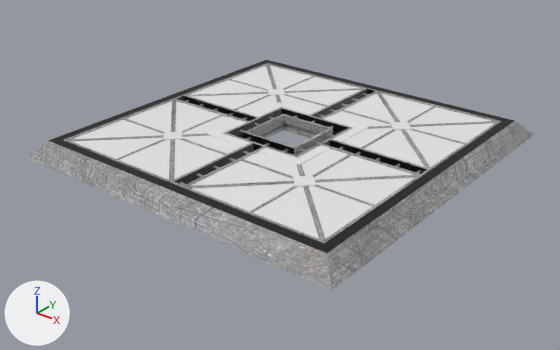
What one commit did to the OBJ model Assets/Cubes/HyperCube/Models/WallHyper.obj.
Before and after are seen from a 50 mm camera at (2.67, -3.41, 1.95) aimed at (0.02, -0.11, -0.1). The axes (+X, +Y, +Z) are drawn at lower left. The lights are the same throughout. Where no turn or scale is listed for an object, it has been applied to the vertices. Vertices at the same position are counted once.

Script lines for the objects in view, before the commit:
```python
mat_metal2 = principled_material('metal2')
mat_metal2.base_color = (0.8, 0.8, 0.8)  # white #e7e7e7
me_frame = bpy.data.meshes.new('frame')
me_frame.from_pydata(...)  # 56 vertices, 34 faces, 1 loose edge; spans x -1.0..1.0, y -1.0..1.0, z 0.1..0.15
me_frame.materials.append(mat_black)  # black #000000
me_front = bpy.data.meshes.new('front')
me_front.from_pydata(...)  # 316 vertices, 124 faces; spans x -0.565..0.565, y -0.565..0.565, z 0.144..0.15
me_front.materials.append(mat_metal2)  # white #e7e7e7
me_light = bpy.data.meshes.new('light')
me_light.from_pydata(...)  # 136 vertices, 32 faces; spans x -0.92..0.92, y -0.92..0.92, z 0.14
me_light.materials.append(mat_white)  # white #e7e7e7
me_wall = bpy.data.meshes.new('wall')
me_wall.from_pydata(...)  # 530 vertices, 297 faces; spans x -1.1..1.1, y -1.1..1.1, z 0.05..0.15
me_wall.materials.append(mat_metal)  # picture img_metal_texture__42__jpg
ob_frame = bpy.data.objects.new('frame', me_frame)
ob_frame.location = (0.0, 0.0, 0.0)
ob_front = bpy.data.objects.new('front', me_front)
ob_front.location = (0.0, 0.0, 0.0)
ob_light = bpy.data.objects.new('light', me_light)
ob_light.location = (0.0, 0.0, 0.0)
ob_wall = bpy.data.objects.new('wall', me_wall)
ob_wall.location = (0.0, 0.0, 0.0)
# also in view: 'ramp' at (0.0, 0.0, 0.13)
```
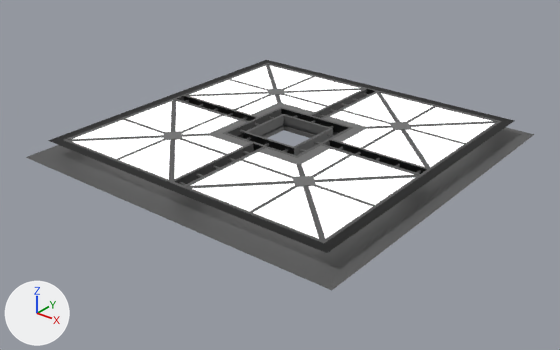
Edits to the scene script, one JSON object a line:
```json
{"op": "set", "path": "mat_metal2.base_color", "old": "(0.8, 0.8, 0.8)", "new": "(0.164, 0.164, 0.164)", "note": "white #e7e7e7 -> grey #717171"}
{"op": "add", "block": "mat_metal1", "code": ["mat_metal1 = principled_material('metal1')", "mat_metal1.base_color = (0.0992, 0.0992, 0.0992)  # dark grey #595959"]}
{"op": "add", "block": "mat_panellight", "code": ["mat_panellight = principled_material('PanelLight')", "mat_panellight.base_color = (0.8, 0.8, 0.8)  # white #e7e7e7", "mat_panellight.emission_color = (0.688, 0.688, 0.688)  # light grey #d8d8d8", "mat_panellight.emission_strength = 1.0"]}
{"block": "me_light", "where": "# used by ob_light; location = (0.0, 0.0, 0.0)"}
{"op": "remove", "block": "me_light", "code": "me_light.from_pydata(...)  # 136 vertices, 32 faces; spans x -0.92..0.92, y -0.92..0.92, z 0.14"}
{"op": "remove", "block": "me_light", "code": "me_light.materials.append(mat_white)  # white #e7e7e7"}
{"op": "add", "block": "me_light", "code": "me_light.from_pydata(...)  # 24 vertices, 8 faces; spans x -0.92..0.92, y -0.92..0.92, z 0.14"}
{"block": "me_light", "change": "me_light part 1: 24 loose pieces with 96 vertices, spanning x -0.92..0.92, y -0.92..0.92, z 0.14, are deleted"}
{"block": "me_light", "change": "me_light part 2"}
{"block": "me_light", "change": "32 vertices are removed from x -0.48..0.48, y -0.48..0.48, z 0.14"}
{"block": "me_light", "change": "8 faces are deleted"}
{"block": "me_light", "change": "8 vertices move within x -0.34..0.34, y -0.34..0.34, z 0.14"}
{"block": "me_light", "change": "16 vertices are added at x -0.92..0.92, y -0.92..0.92, z 0.14"}
{"block": "me_light", "change": "8 new faces join them"}
{"op": "add", "block": "me_light", "code": "me_light.materials.append(mat_panellight)  # white #e7e7e7"}
{"block": "me_wall", "where": "# used by ob_wall; location = (0.0, 0.0, 0.0)"}
{"op": "remove", "block": "me_wall", "code": "me_wall.from_pydata(...)  # 530 vertices, 297 faces; spans x -1.1..1.1, y -1.1..1.1, z 0.05..0.15"}
{"op": "add", "block": "me_wall", "code": "me_wall.from_pydata(...)  # 530 vertices, 293 faces, 8 loose edges; spans x -1.1..1.1, y -1.1..1.1, z 0.05..0.15"}
{"block": "me_wall", "change": "me_wall part 3"}
{"block": "me_wall", "change": "4 faces are deleted"}
{"block": "me_wall", "change": "8 loose edges are added"}
{"block": "me_wall", "change": "me_wall part 4: 293 faces spanning x -1.1..1.1, y -1.1..1.1, z 0.05..0.15 switch from mat_metal (picture img_metal_texture__42__jpg) to mat_metal1 (dark grey #595959)"}
```

What differs and where, as boxes (x1, y1, x2, y2) in the pictures (560 x 350 px; the box of a moved part takes in the faces that stretch with it):
```json
{"object": "front", "change": "recoloured", "before": [163, 89, 412, 187], "after": [163, 89, 412, 187], "on screen": "white to grey"}
{"part": 1, "of": "me_light", "change": "deleted", "before": [72, 66, 495, 239]}
{"part": 2, "of": "me_light", "change": "moved or reshaped", "before": [182, 95, 393, 177], "after": [72, 66, 495, 239]}
{"part": 3, "of": "me_wall", "change": "built on", "before": [26, 121, 534, 290]}
{"part": 4, "of": "me_wall", "change": "recoloured", "before": [64, 63, 501, 243], "after": [26, 63, 534, 290]}
```
